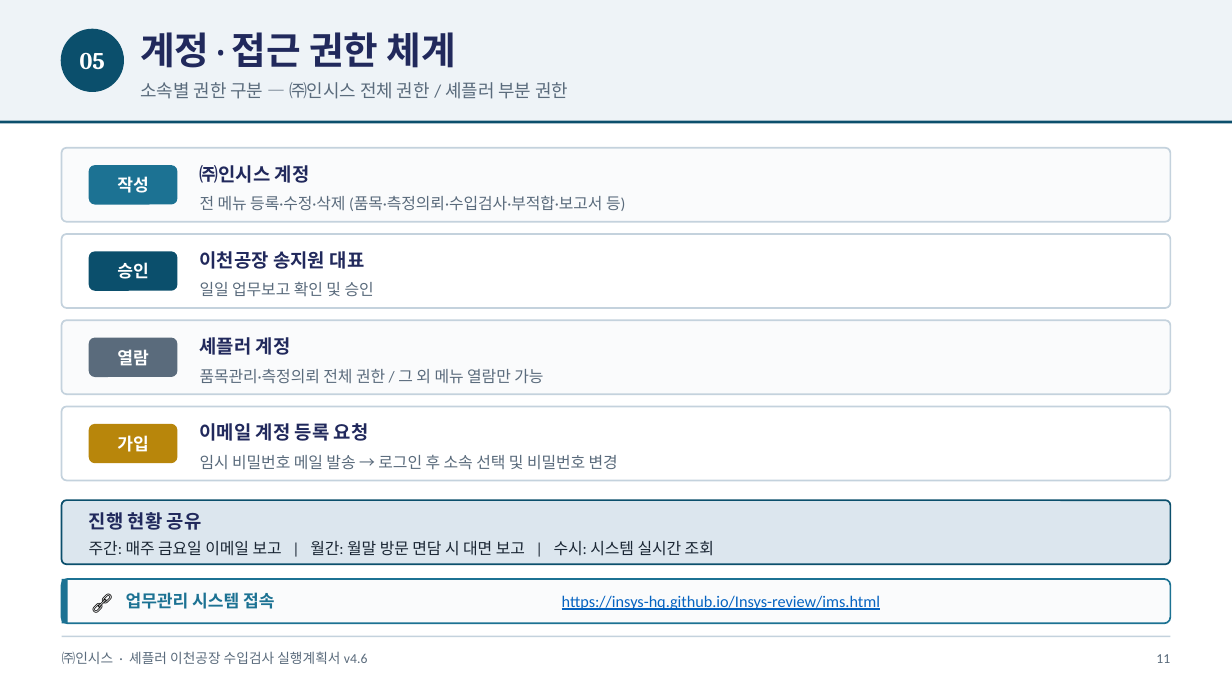
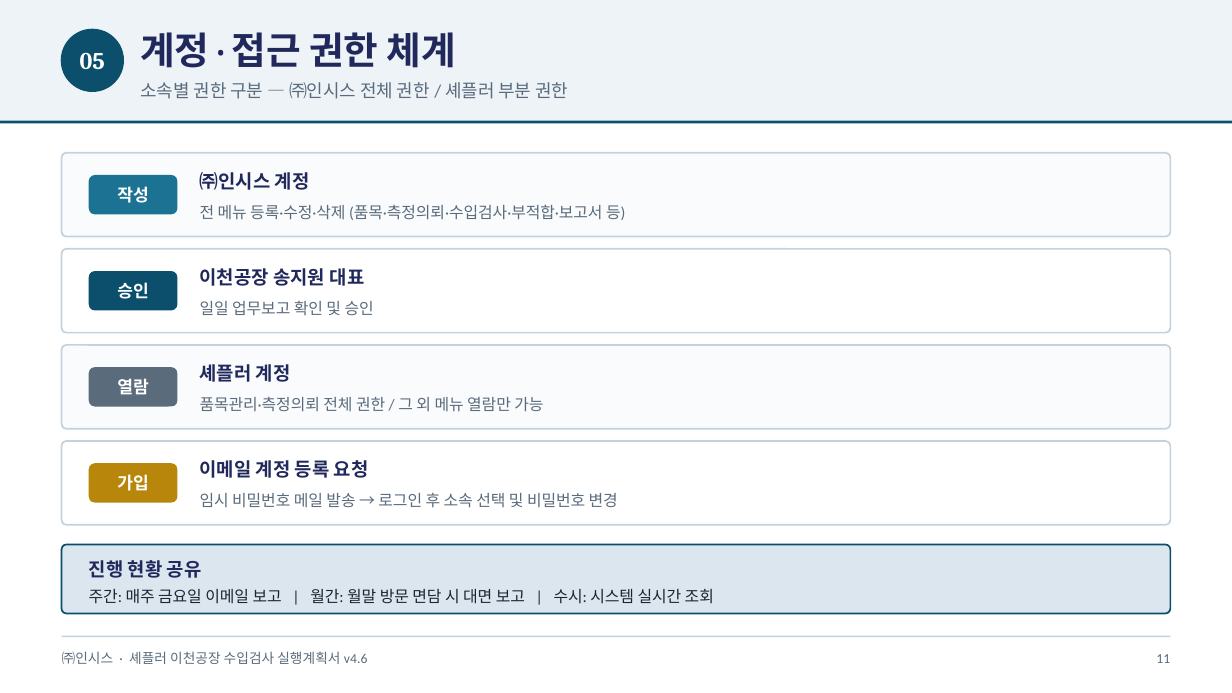
Before and after one commit to Insys-HQ/Insys-review, a slide deck: slide 11 of action_plan.pptx. Drawn at 1232x693 pixels with LibreOffice and Linux fonts; fonts in the diff are those of the drawing. Boxes give left, top, right and bottom in pixels: in the first picture for what was removed or moved away, otherwise in the second. Text is boxed around its words. In the diff, an @@ line names an element or a change of style, - is before the commit and + after.

```diff
--- a/action_plan.pptx
+++ b/action_plan.pptx
@@ rounded rectangle: place and size @@
-rounded rectangle at bbox=[62, 148, 1170, 222]
+rounded rectangle at bbox=[62, 153, 1170, 237]
@@ 2 texts, 1 rounded rectangle: place and size @@
-2 texts, 1 rounded rectangle at bbox=[89, 165, 625, 211]
+2 texts, 1 rounded rectangle at bbox=[89, 175, 625, 220]
@@ text "㈜인시스 계정": place and size @@
-text "㈜인시스 계정" at bbox=[200, 165, 310, 183]
+text "㈜인시스 계정" at bbox=[200, 172, 310, 190]
@@ rounded rectangle: place and size @@
-rounded rectangle at bbox=[62, 234, 1170, 308]
+rounded rectangle at bbox=[62, 249, 1170, 333]
@@ text "이천공장 송지원 대표": place and size @@
-text "이천공장 송지원 대표" at bbox=[200, 251, 365, 269]
+text "이천공장 송지원 대표" at bbox=[200, 268, 365, 286]
@@ 2 texts, 1 rounded rectangle: place and size @@
-2 texts, 1 rounded rectangle at bbox=[89, 251, 374, 296]
+2 texts, 1 rounded rectangle at bbox=[89, 271, 374, 315]
@@ rounded rectangle: place and size @@
-rounded rectangle at bbox=[62, 320, 1170, 394]
+rounded rectangle at bbox=[62, 345, 1170, 429]
@@ text "셰플러 계정": place and size @@
-text "셰플러 계정" at bbox=[200, 337, 291, 355]
+text "셰플러 계정" at bbox=[200, 364, 291, 382]
@@ 2 texts, 1 rounded rectangle: place and size @@
-2 texts, 1 rounded rectangle at bbox=[89, 338, 543, 384]
+2 texts, 1 rounded rectangle at bbox=[89, 367, 543, 412]
@@ rounded rectangle: place and size @@
-rounded rectangle at bbox=[62, 407, 1170, 480]
+rounded rectangle at bbox=[62, 441, 1170, 525]
@@ 2 texts, 1 rounded rectangle: place and size @@
-2 texts, 1 rounded rectangle at bbox=[89, 424, 618, 470]
+2 texts, 1 rounded rectangle at bbox=[89, 463, 618, 508]
@@ text "이메일 계정 등록 요청": place and size @@
-text "이메일 계정 등록 요청" at bbox=[200, 423, 369, 441]
+text "이메일 계정 등록 요청" at bbox=[200, 460, 369, 478]
@@ proportions changed in 5 elements at bbox=[62, 153, 1170, 237], bbox=[62, 249, 1170, 333], bbox=[62, 345, 1170, 429], bbox=[62, 441, 1170, 525], bbox=[62, 545, 1170, 614] @@
@@ rounded rectangle: place and size @@
-rounded rectangle at bbox=[62, 500, 1170, 564]
+rounded rectangle at bbox=[62, 545, 1170, 614]
@@ text "진행 현황 공유": place and size @@
-text "진행 현황 공유" at bbox=[89, 512, 202, 530]
+text "진행 현황 공유" at bbox=[89, 560, 202, 578]
@@ rounded rectangle removed at bbox=[62, 579, 1170, 623] @@
@@ rectangle removed at bbox=[62, 579, 68, 623] @@
@@ text removed at bbox=[81, 579, 123, 623] @@
-🔗
@@ text "주간: 매주 금요일 이메일 보고 ...": place and size @@
-text "주간: 매주 금요일 이메일 보고 ..." at bbox=[89, 541, 714, 556]
+text "주간: 매주 금요일 이메일 보고 ..." at bbox=[89, 589, 714, 604]
@@ text removed at bbox=[126, 592, 274, 609] @@
-업무관리 시스템 접속
@@ text removed at bbox=[562, 595, 880, 610] @@
-https://insys-hq.github.io/Insys-review/ims.html
```
Also in this commit, not shown: 5 other slides changed.
